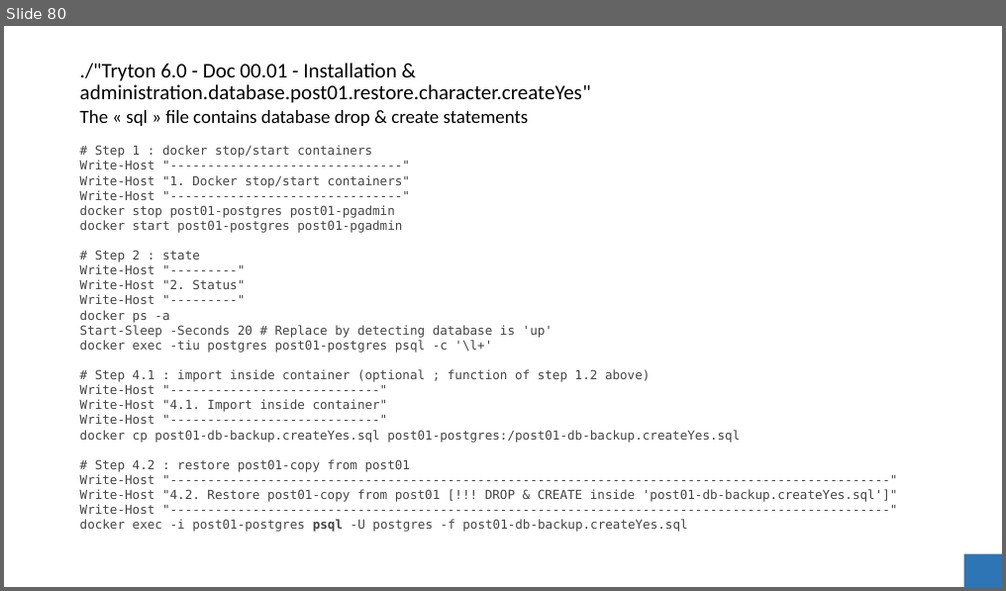
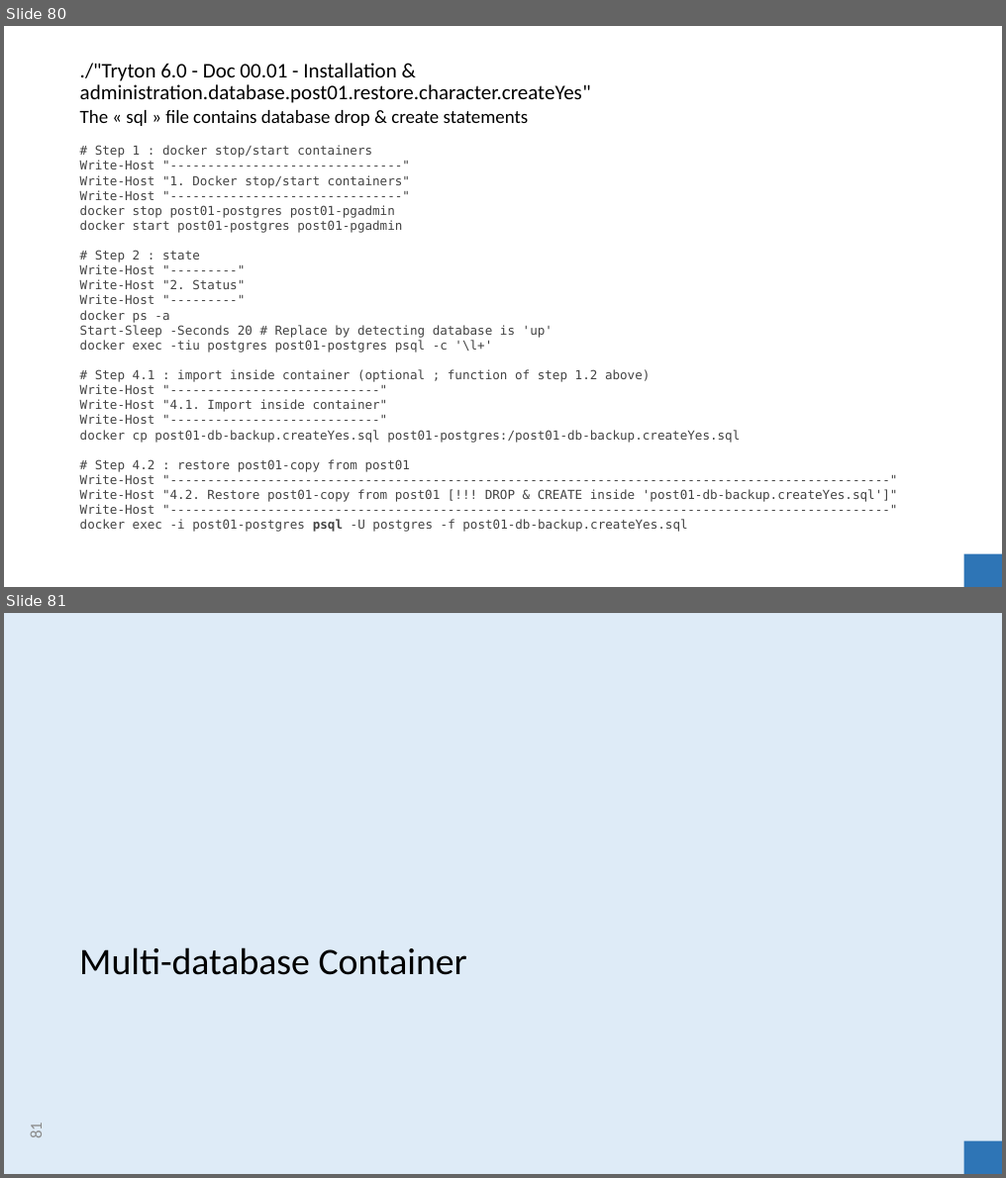
Before and after one commit to clixwise/tryton-by-example, a slide deck: Tryton 6.0 - Doc 00.01 - Installation & administration.pptx. Shown one above the other, each under a label of ours: slide 80 before the commit, slides 80 and 81 after it. The pictures are 1006x591 and 1006x1178 pixels, drawn with LibreOffice and Linux fonts; fonts in the diff are those of the drawing. Boxes give left, top, right and bottom in pixels: in the first picture for what was removed or moved away, otherwise in the second. Text is boxed around its words. In the diff, an @@ line names an element or a change of style, - is before the commit and + after.

```diff
--- a/Tryton 6.0 - Doc 00.01 - Installation & administration.pptx
+++ b/Tryton 6.0 - Doc 00.01 - Installation & administration.pptx
@@ slide 81 added at (4, 613, 1002, 1174), background #DEEBF7 @@
@@ title added at (79, 948, 467, 975), 36 pt, text #000000 @@
+Multi-database Container
@@ page number added at (26, 1124, 46, 1138), 16 pt, text #8C8C8C @@
+81
@@ rectangle added at (964, 1142, 1002, 1174), fill #2E75B6 @@
```
Also in this commit, not shown: 2 slides changed, 2 other slides added, 3 other files.
